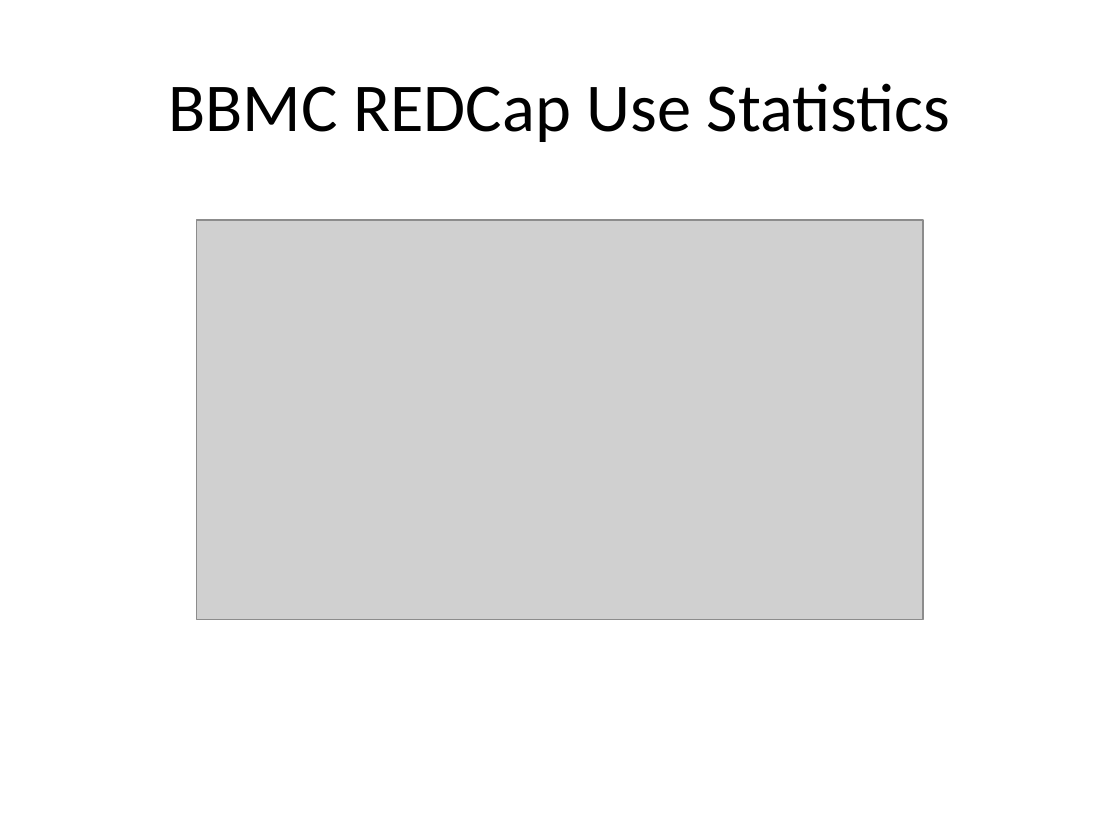
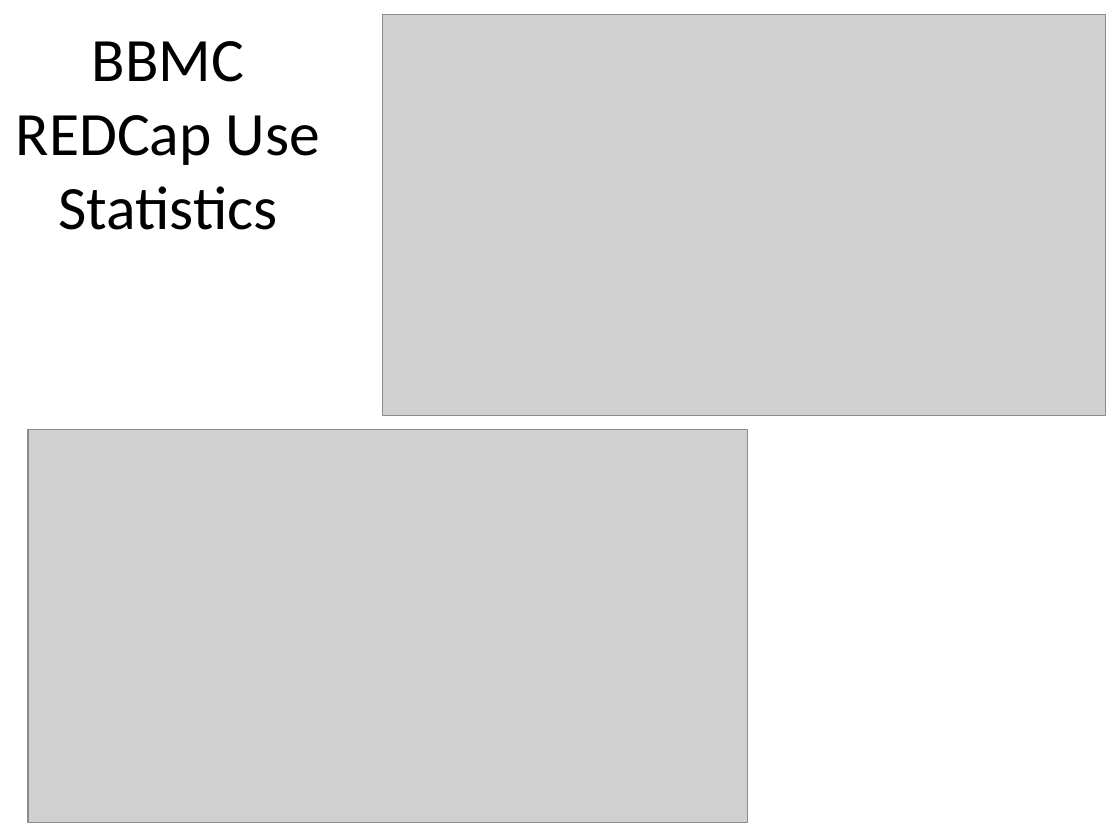
Before and after one commit to OuhscBbmc/RedcapGovernanceDocs, a slide deck: slide 9 of agendas/2016-04-redcap-governance-meeting.pptx (slide 5 before the commit). Drawn at 1120x840 pixels with LibreOffice and Linux fonts; fonts in the diff are those of the drawing; grey boxes stand for pictures. Boxes give left, top, right and bottom in pixels: in the first picture for what was removed or moved away, otherwise in the second. Text is boxed around its words. In the diff, an @@ line names an element or a change of style, - is before the commit and + after.

```diff
--- a/agendas/2016-04-redcap-governance-meeting.pptx
+++ b/agendas/2016-04-redcap-governance-meeting.pptx
@@ title "BBMC REDCap Use Statistics": place and size @@
-title "BBMC REDCap Use Statistics" at [169,83,951,142]
+title "BBMC REDCap Use Statistics" at [16,41,320,230]
@@ title "BBMC REDCap Use Statistics" at [16,41,320,230]: size 44 to 39.6 pt @@
@@ picture added at [383,15,1107,416] @@
@@ picture removed at [197,220,923,619] @@
@@ picture added at [28,429,748,822] @@
```
Also in this commit, not shown: 7 other slides changed, 18 slides added, 8 slides removed.
